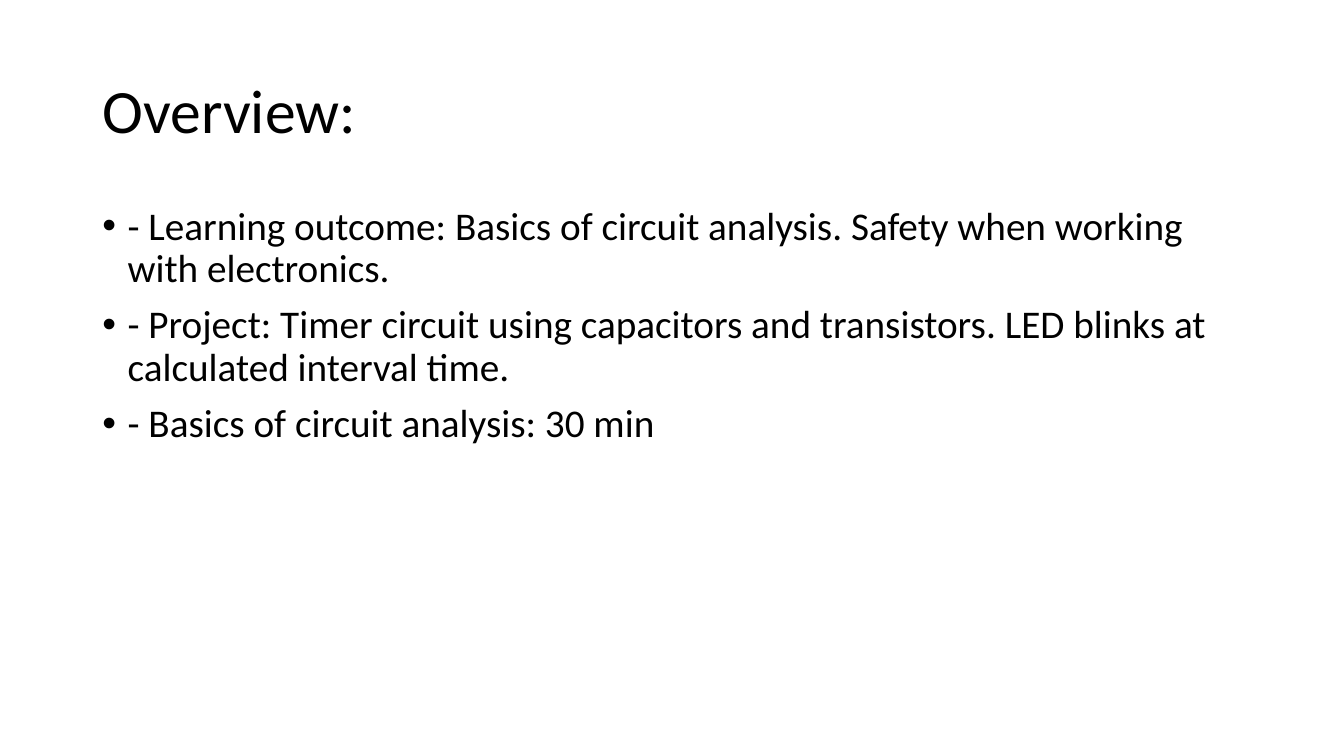
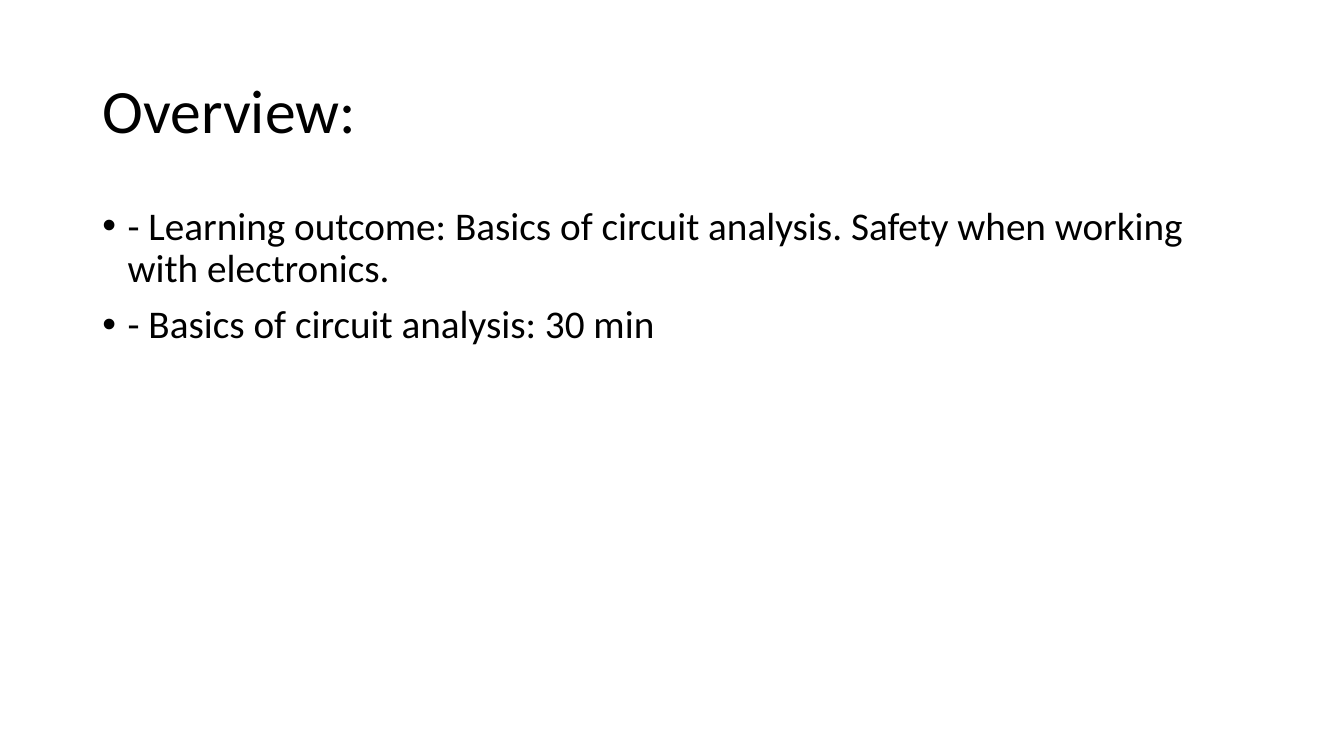
Before and after one commit to Runtime-Learner/McGill-BattleBots-Club, a slide deck: slide 2 of ECSE/Workshop-1/workshop1.pptx. Drawn at 1344x756 pixels with LibreOffice and Linux fonts; fonts in the diff are those of the drawing. Boxes give left, top, right and bottom in pixels: in the first picture for what was removed or moved away, otherwise in the second. Text is boxed around its words. In the diff, an @@ line names an element or a change of style, - is before the commit and + after.

```diff
--- a/ECSE/Workshop-1/workshop1.pptx
+++ b/ECSE/Workshop-1/workshop1.pptx
@@ text at (x1=128, y1=310, x2=1205, y2=382): paragraph removed @@
-• - Project: Timer circuit using capacitors and transistors. LED blinks at calculated interval time.
```
Also in this commit, not shown: 4 other slides changed, 5 slides added, 4 other files.
